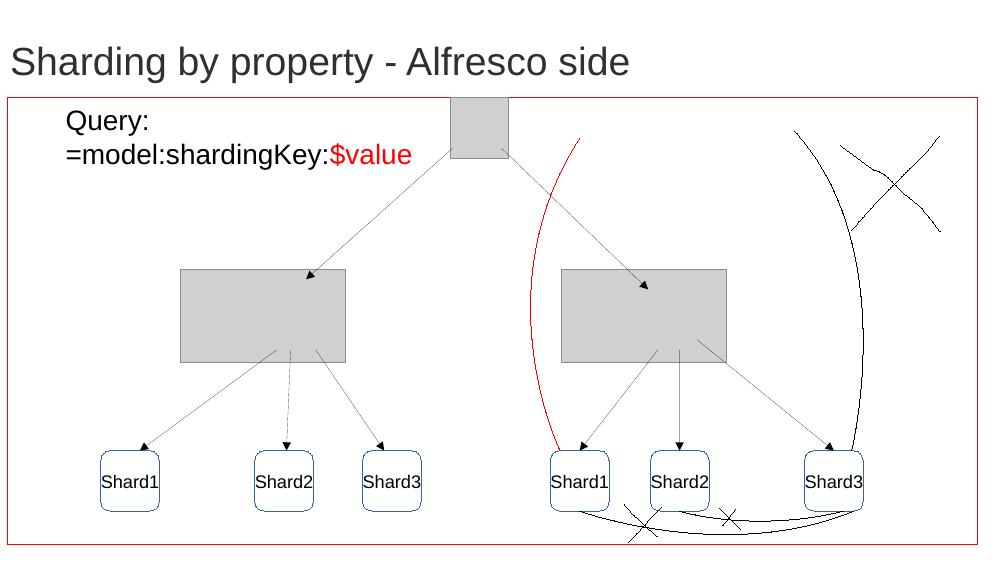
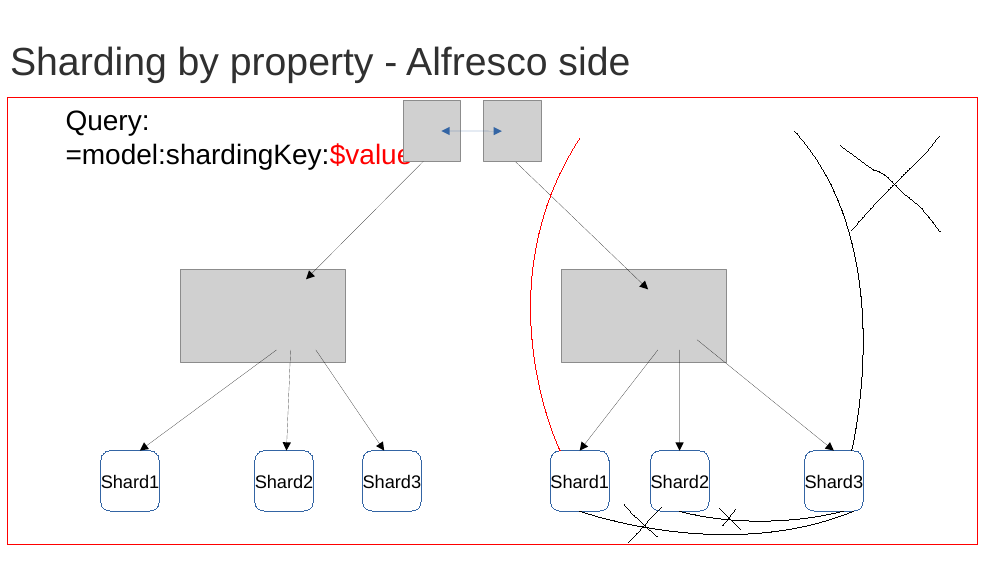
Before and after one commit to OrderOfTheBee/beecon, a slide deck: slide 6 of 2017/assets/files/L21/BeeCon2017.odp. Drawn at 1008x567 pixels with LibreOffice and Linux fonts; fonts in the diff are those of the drawing; grey boxes stand for pictures; background and template pictures are left out. Boxes give left, top, right and bottom in pixels: in the first picture for what was removed or moved away, otherwise in the second. Text is boxed around its words. In the diff, an @@ line names an element or a change of style, - is before the commit and + after.

```diff
--- a/2017/assets/files/L21/BeeCon2017.odp
+++ b/2017/assets/files/L21/BeeCon2017.odp
@@ picture added at (403,101,461,161) @@
@@ picture: place and size @@
-picture at (451,98,508,158)
+picture at (484,101,541,161)
@@ double arrow added from (442, 131) to (502, 131), #3465A4 0 pt @@
@@ arrow moved from (453, 148) - (306, 279) to (423, 161) - (306, 279) @@
```
Also in this commit, not shown: 2 other slides changed, 9 other files.
